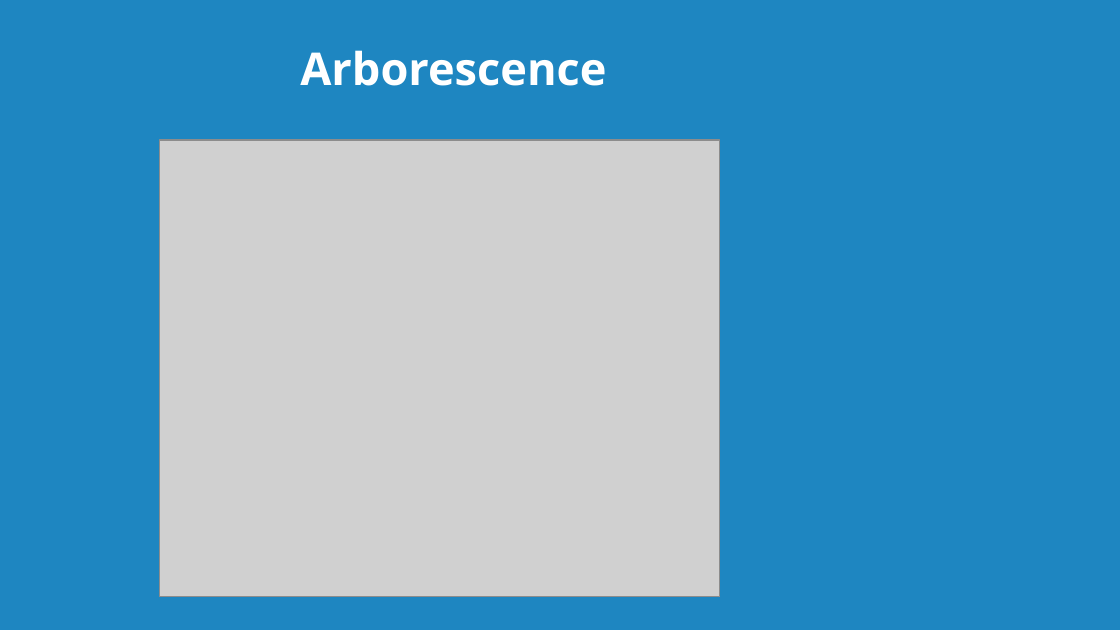
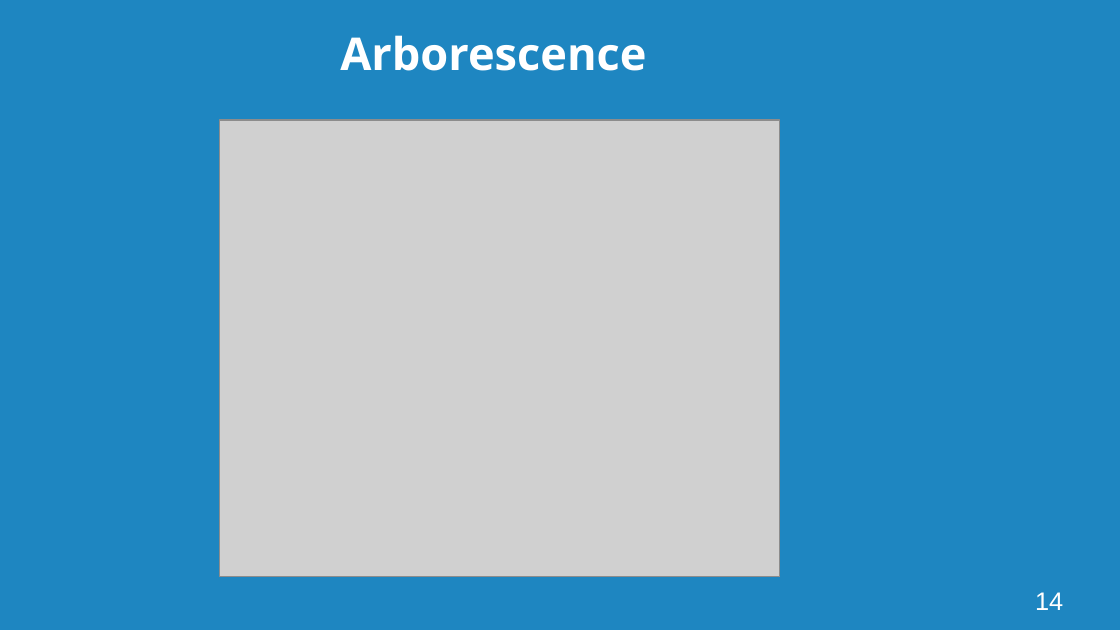
Before and after one commit to Georgie1502/Dossier, a slide deck: slide 14 of 3_Mon_Projet_Fil_Rouge/1_Cahier_des_charges/Presentation Batimelles.odp (slide 16 before the commit). Drawn at 1120x630 pixels with LibreOffice and Linux fonts; fonts in the diff are those of the drawing; grey boxes stand for pictures; background and template pictures are left out. Boxes give left, top, right and bottom in pixels: in the first picture for what was removed or moved away, otherwise in the second. Text is boxed around its words. In the diff, an @@ line names an element or a change of style, - is before the commit and + after.

```diff
--- a/3_Mon_Projet_Fil_Rouge/1_Cahier_des_charges/Presentation Batimelles.odp
+++ b/3_Mon_Projet_Fil_Rouge/1_Cahier_des_charges/Presentation Batimelles.odp
@@ text "Arborescence": place and size @@
-text "Arborescence" at [300, 50, 606, 86]
+text "Arborescence" at [340, 35, 646, 71]
@@ picture: place and size @@
-picture at [160, 140, 720, 598]
+picture at [221, 120, 781, 577]
@@ page number added at [1035, 592, 1063, 610], 18 pt, text #FFFFFF @@
+14
```
Also in this commit, not shown: 11 other slides changed, 1 slide added, 4 slides removed, 8 other files.
